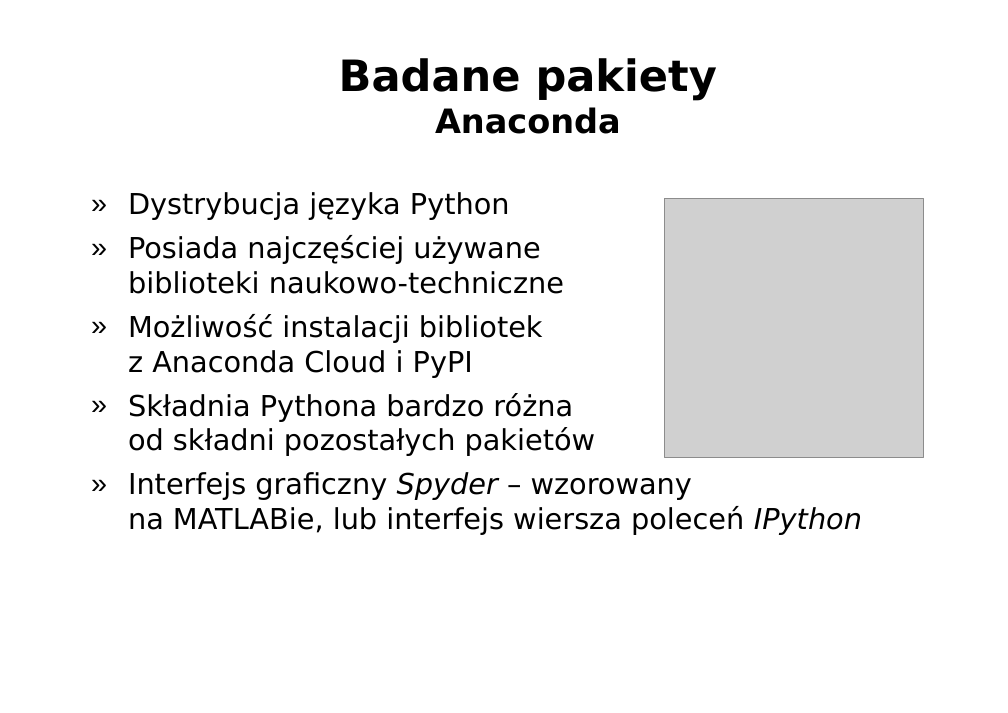
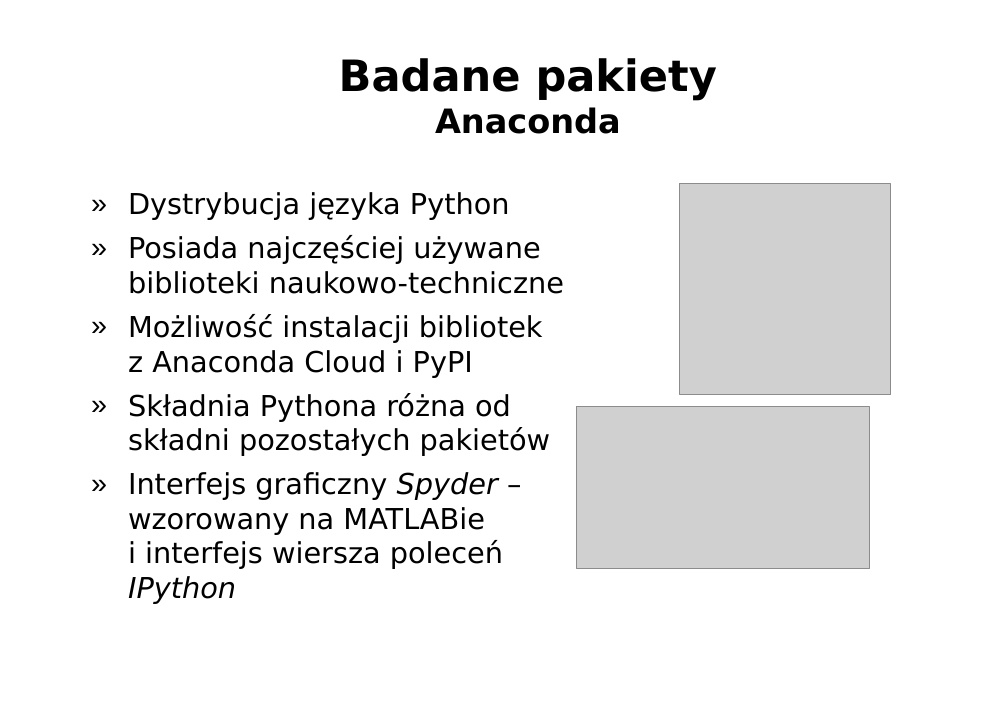
Before and after one commit to Ashymad/praca.inz, a slide deck: slide 6 of prez/prezentacja.odp (slide 5 before the commit). Drawn at 1008x713 pixels with LibreOffice and Linux fonts; fonts in the diff are those of the drawing; grey boxes stand for pictures; background and template pictures are left out. Boxes give left, top, right and bottom in pixels: in the first picture for what was removed or moved away, otherwise in the second. Text is boxed around its words. In the diff, an @@ line names an element or a change of style, - is before the commit and + after.

```diff
--- a/prez/prezentacja.odp
+++ b/prez/prezentacja.odp
@@ picture: place and size @@
-picture at (665, 198, 923, 457)
+picture at (679, 184, 890, 394)
@@ text at (128, 393, 551, 604): text changed @@
-» Składnia Pythona bardzo różna
-  od składni pozostałych pakietów
-» Interfejs graficzny Spyder – wzorowany
-  na MATLABie, lub interfejs wiersza poleceń IPython
+» Składnia Pythona różna od
+  składni pozostałych pakietów
+» Interfejs graficzny Spyder –
+  wzorowany na MATLABie
+  i interfejs wiersza poleceń
+  IPython
@@ picture added at (576, 407, 870, 569) @@
```
Also in this commit, not shown: 9 other slides changed, 3 slides added, 1 slide removed, 5 other files.
